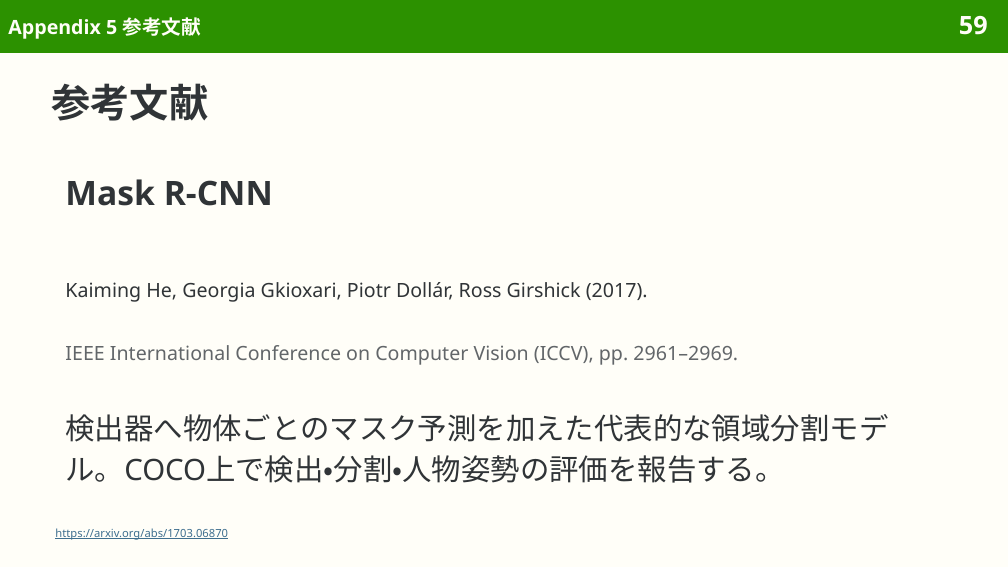
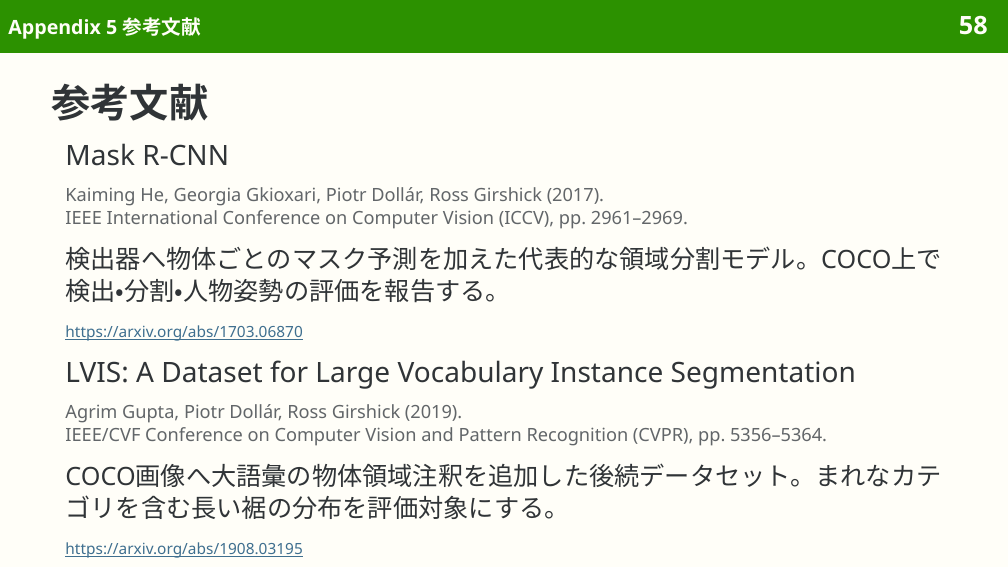
Before and after one commit to sasakiy84/datasets-in-10-minutes, a slide deck: slide 58 of slides/datasets-in-10-minutes-coco.pptx (slide 59 before the commit). Drawn at 1008x567 pixels with LibreOffice and Linux fonts; fonts in the diff are those of the drawing. Boxes give left, top, right and bottom in pixels: in the first picture for what was removed or moved away, otherwise in the second. Text is boxed around its words. In the diff, an @@ line names an element or a change of style, - is before the commit and + after.

Commit message:
Align COCO slide styling and refine appendix navigation

```diff
--- a/slides/datasets-in-10-minutes-coco.pptx
+++ b/slides/datasets-in-10-minutes-coco.pptx
@@ page number at (x1=959, y1=15, x2=988, y2=35): text changed @@
-59
+58
@@ text "Mask R-CNN" moved from (x1=65, y1=179, x2=273, y2=206) to (x1=65, y1=143, x2=229, y2=166) @@
@@ text "Mask R-CNN" at (x1=65, y1=143, x2=229, y2=166): size 24 to 20 pt, bold off; line spacing 1.15 to 1.05 @@
@@ text at (x1=65, y1=187, x2=604, y2=206): size 14 to 13 pt, text colour #303437 to #626669 in "Kaiming He, Georgia Gkioxari, Piotr Dollár, Ross ..."; line spacing 1.15 to 1.05 @@
@@ text "Kaiming He, Georgia Gkioxari, Piotr ..." moved from (x1=65, y1=282, x2=648, y2=302) to (x1=65, y1=187, x2=688, y2=229) @@
@@ text at (x1=65, y1=210, x2=688, y2=229): paragraph added @@
+IEEE International Conference on Computer Vision (ICCV), pp. 2961–2969.
@@ text "検出器へ物体ごとのマスク予測を加えた代表的な領域分割モデル。COCO上で検出・分割・人物姿勢の評価を報告する。" moved from (x1=65, y1=414, x2=888, y2=483) to (x1=65, y1=246, x2=941, y2=303) @@
@@ text "検出器へ物体ごとのマスク予測を加えた代表的な領域分割モデル。COCO上で検出・分割・人物姿勢の評価を報告する。" at (x1=65, y1=246, x2=941, y2=303): size 21 to 18 pt; line spacing 1.15 to 1.05 @@
@@ text added at (x1=65, y1=325, x2=302, y2=341), 11 pt, text #3F6F8F, underline @@
+https://arxiv.org/abs/1703.06870
@@ text added at (x1=65, y1=360, x2=856, y2=389), 20 pt, text #303437 @@
+LVIS: A Dataset for Large Vocabulary Instance Segmentation
@@ text at (x1=65, y1=404, x2=827, y2=446): text changed; size 14 to 13 pt @@
-IEEE International Conference on Computer Vision (ICCV), pp. 2961–2969.
+Agrim Gupta, Piotr Dollár, Ross Girshick (2019).
+IEEE/CVF Conference on Computer Vision and Pattern Recognition (CVPR), pp. 5356–5364.
@@ text added at (x1=65, y1=463, x2=941, y2=519), 18 pt, text #303437 @@
+COCO画像へ大語彙の物体領域注釈を追加した後続データセット。まれなカテゴリを含む長い裾の分布を評価対象にする。
@@ text at (x1=65, y1=542, x2=302, y2=558): text changed; size 8 to 11 pt @@
-https://arxiv.org/abs/1703.06870
+https://arxiv.org/abs/1908.03195
```
Also in this commit, not shown: 50 other slides changed, 1 slide added, 3 slides removed, 3 other files.
